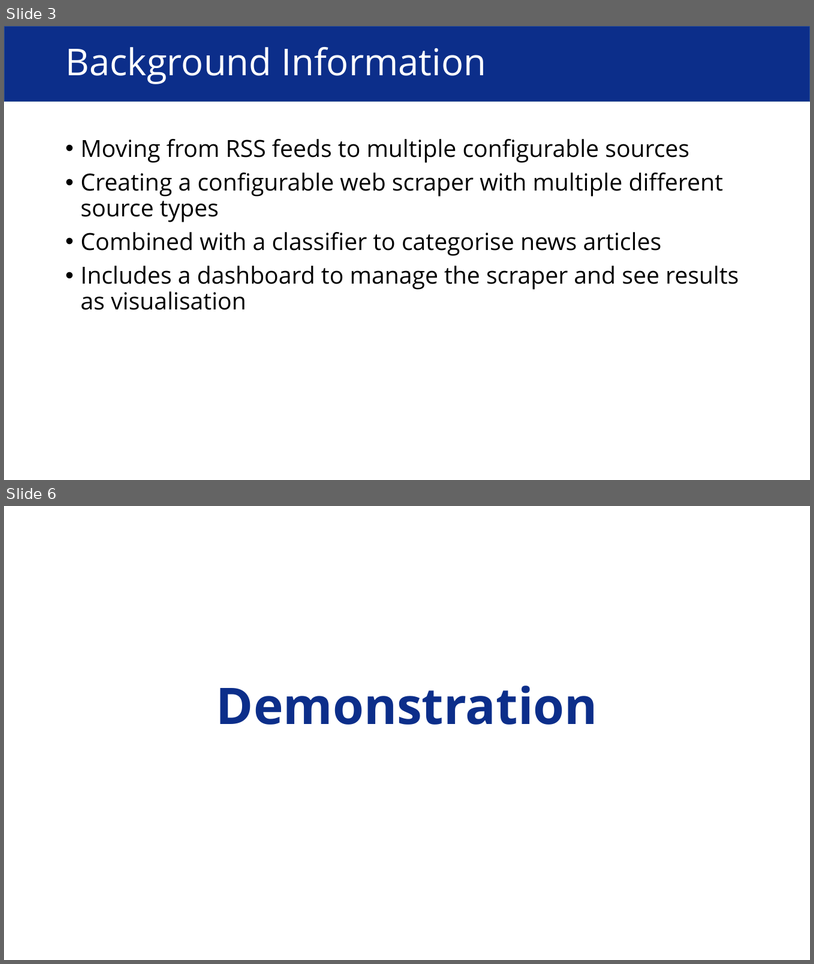
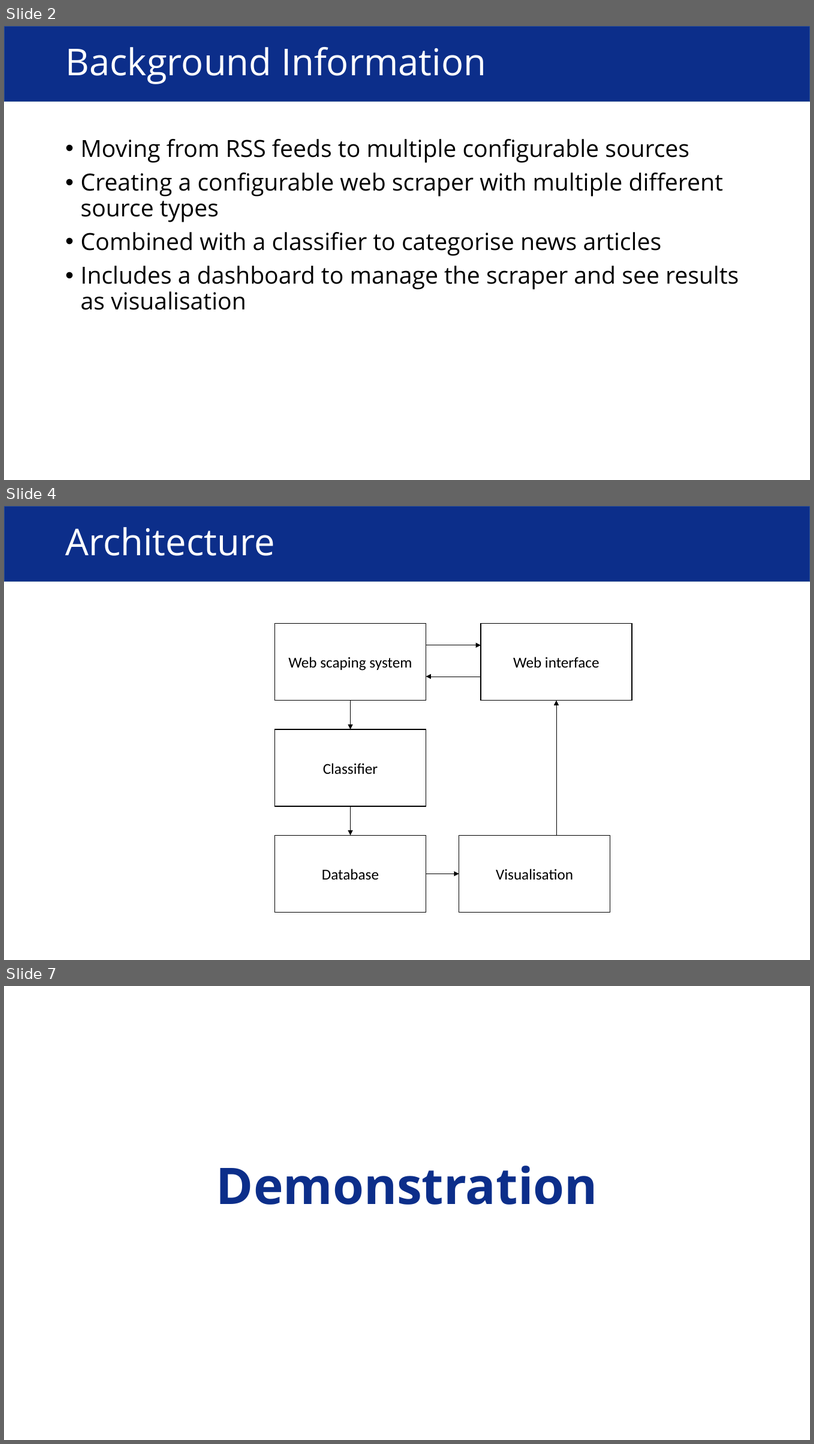
Before and after one commit to Adamanatite/nlp-global-news-monitor, a slide deck: research/Usability Testing Presentation.pptx. Shown one above the other, each under a label of ours: slides 3 and 6 before the commit, slides 2, 4 and 7 after it; the slides between them are not shown. The pictures are 814x964 and 814x1444 pixels, drawn with LibreOffice and Linux fonts; fonts in the diff are those of the drawing. Boxes give left, top, right and bottom in pixels: in the first picture for what was removed or moved away, otherwise in the second. Text is boxed around its words. In the diff, an @@ line names an element or a change of style, - is before the commit and + after.

```diff
--- a/research/Usability Testing Presentation.pptx
+++ b/research/Usability Testing Presentation.pptx
@@ slide 4 added at (4, 506, 810, 960), background #FFFFFF @@
@@ rectangle added at (4, 506, 810, 582), fill #0C2E8A, outline #325491 1 pt @@
@@ title added at (65, 527, 275, 556), 44 pt, text #FFFFFF @@
+Architecture
@@ rectangle added at (275, 624, 426, 700), outline #000000 1 pt, 18 pt, text #000000 @@
+Web scaping system
@@ rectangle added at (482, 624, 633, 700), outline #000000 1 pt, 18 pt, text #000000 @@
+Web interface
@@ arrow added from (426, 645) to (482, 645), #000000 0.5 pt @@
@@ arrow added from (482, 676) to (426, 676), #000000 0.5 pt @@
@@ arrow added from (351, 700) to (351, 729), #000000 0.5 pt @@
@@ arrow added from (557, 835) to (557, 700), #000000 0.5 pt @@
@@ rectangle added at (275, 729, 426, 806), outline #000000 1 pt, 18 pt, text #000000 @@
+Classifier
@@ arrow added from (351, 806) to (351, 835), #000000 0.5 pt @@
@@ rectangle added at (275, 835, 426, 912), outline #000000 1 pt, 18 pt, text #000000 @@
+Database
@@ rectangle added at (459, 835, 611, 912), outline #000000 1 pt, 18 pt, text #000000 @@
+Visualisation
@@ arrow added from (426, 874) to (459, 874), #000000 0.5 pt @@
@@ what was slide 3 is now slide 2 @@
@@ what was slide 6 is now slide 7 @@
```
Also in this commit, not shown: 2 slides changed, 7 other slides added, 1 slide removed, 1 other file.
